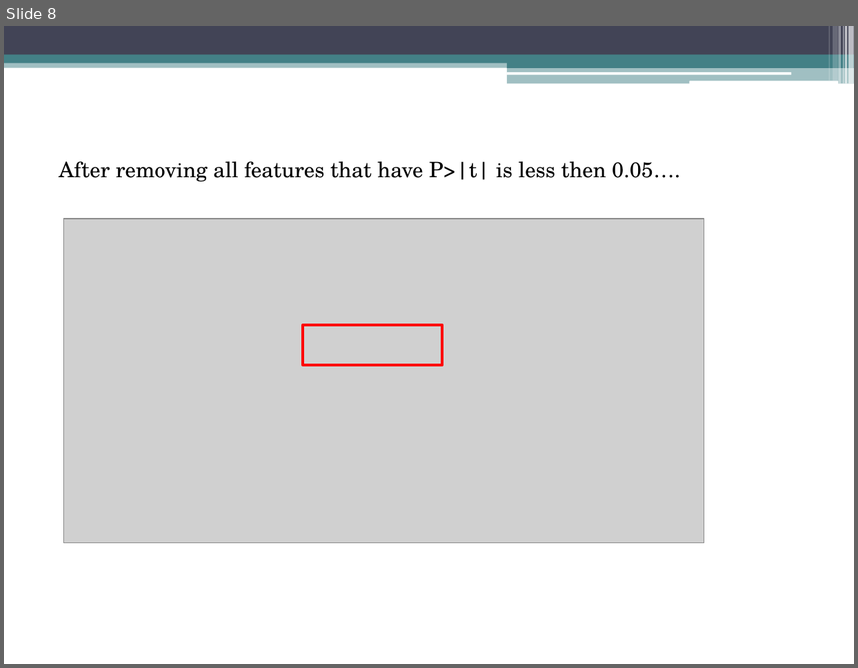
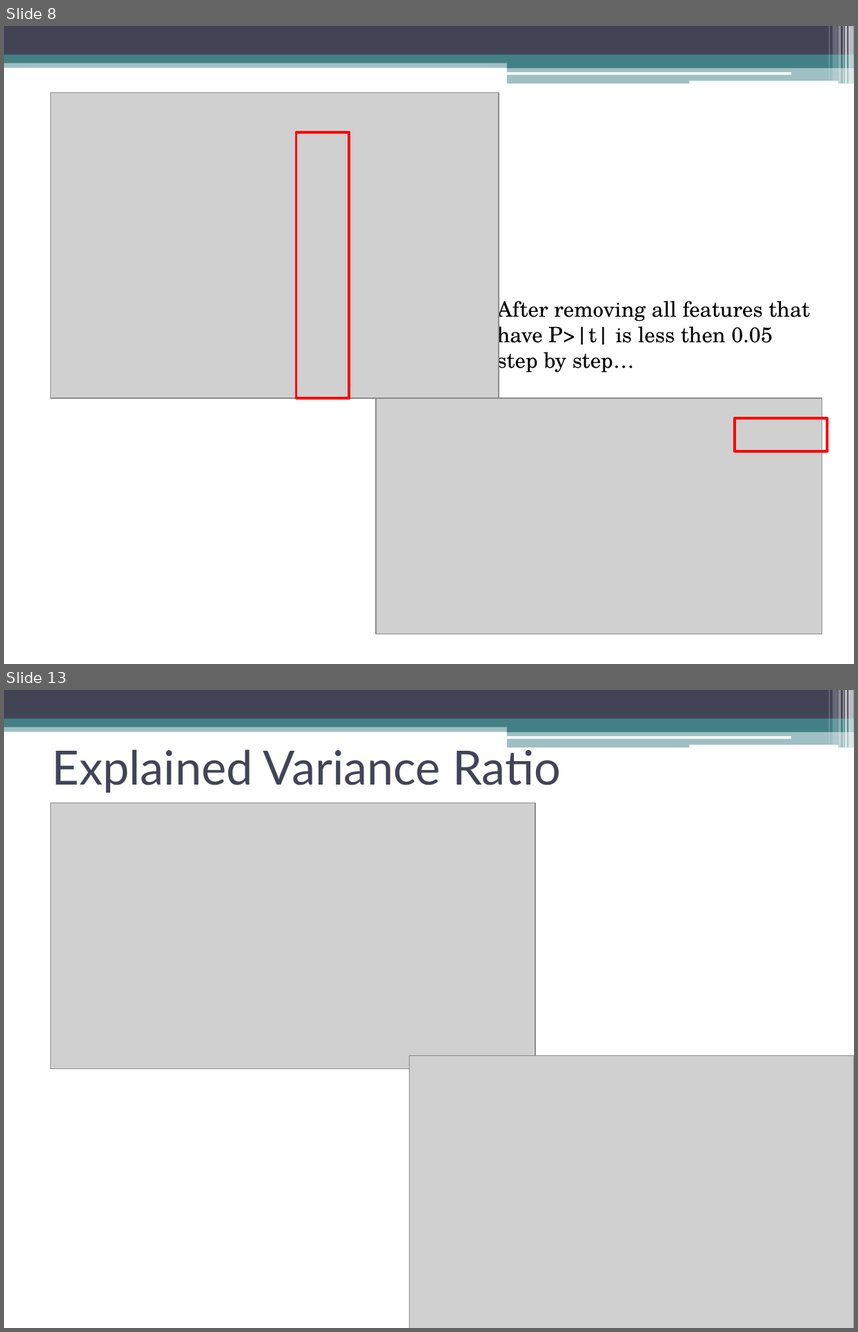
Before and after one commit to Kodluyoruz-Ankara-Veri-Bilimi/assignment_Beyza, a slide deck: homework2/homework2.pptx. Shown one above the other, each under a label of ours: slide 8 before the commit, slides 8 and 13 after it; the slides between them are not shown. The pictures are 858x668 and 858x1332 pixels, drawn with LibreOffice and Linux fonts; fonts in the diff are those of the drawing; grey boxes stand for pictures. Boxes give left, top, right and bottom in pixels: in the first picture for what was removed or moved away, otherwise in the second. Text is boxed around its words. In the diff, an @@ line names an element or a change of style, - is before the commit and + after.

```diff
--- a/homework2/homework2.pptx
+++ b/homework2/homework2.pptx
@@ slide 13 added at [4,690,854,1328], background #FFFFFF; not listed: 13 template elements that a slide beside it also shows @@
@@ title added at [52,744,561,793], 40 pt, text #424456 @@
+Explained Variance Ratio
@@ picture added at [51,803,535,1069] @@
@@ picture added at [410,1056,854,1328] @@
@@ slide 8 changed as well @@
@@ picture added at [51,92,499,397] @@
@@ rectangle: place and size @@
-rectangle at [303,325,443,365]
+rectangle at [297,132,350,399]
@@ picture removed at [63,219,704,543] @@
@@ text at [497,296,810,374]: text changed @@
-After removing all features that have P>|t| is less then 0.05….
+After removing all features that have P>|t| is less then 0.05 step by step…
@@ picture added at [375,399,822,634] @@
@@ rectangle added at [734,418,827,451], outline #FF0000 2.25 pt @@
```
Also in this commit, not shown: 4 other slides changed, 9 other slides added, 6 slides removed.
